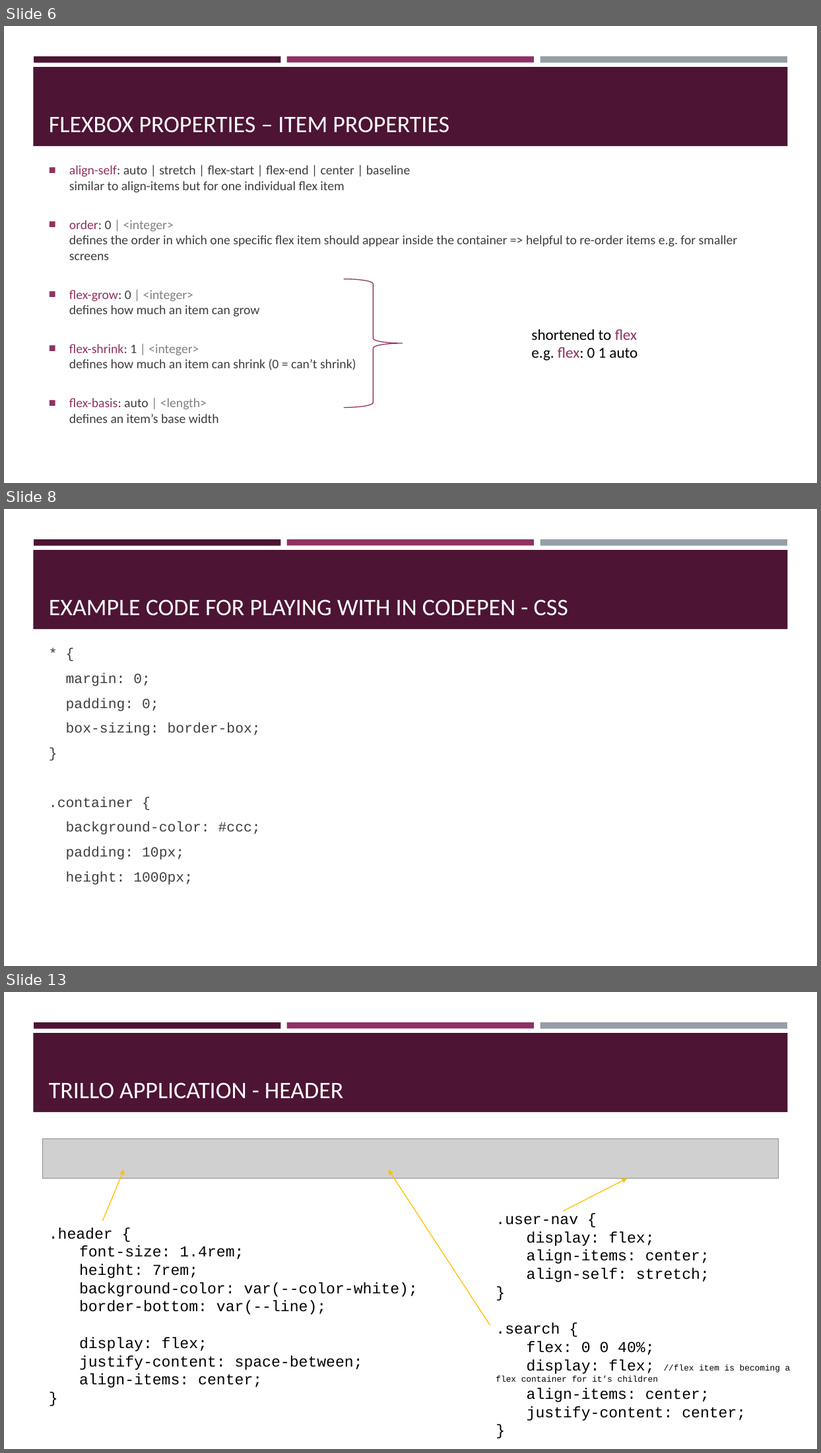
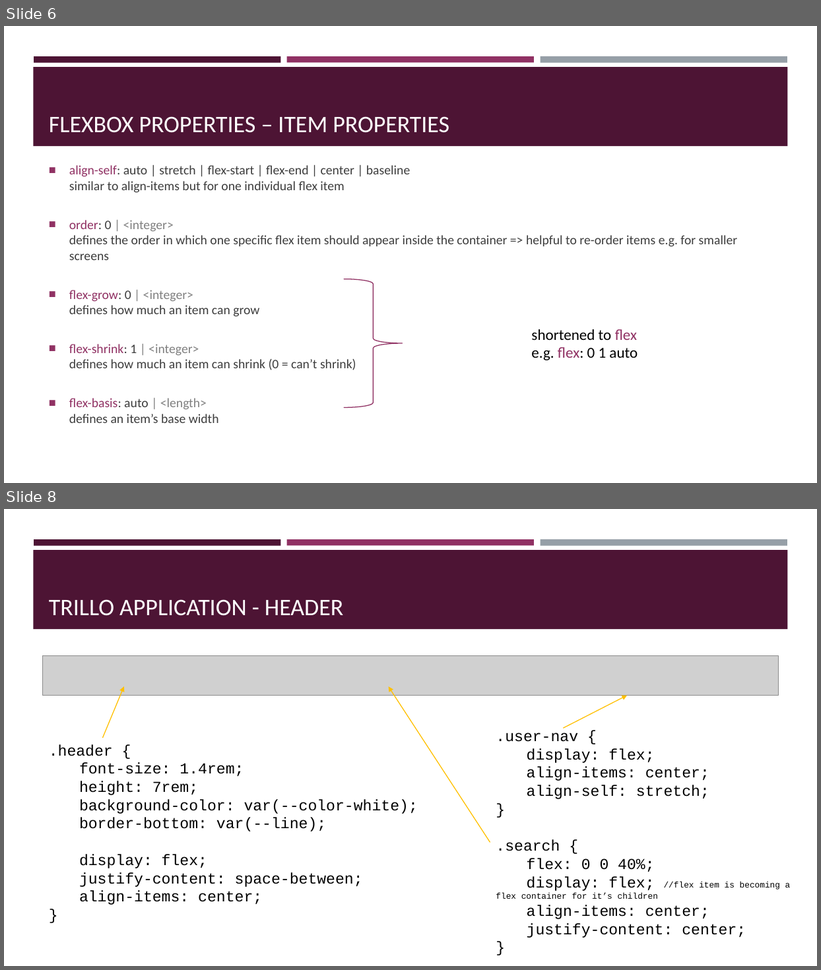
Before and after one commit to ruthlaird/advanced-css-course, a slide deck: Trillo/presentation/Trillo project - what I learnt.pptx. Shown one above the other, each under a label of ours: slides 6, 8 and 13 before the commit, slides 6 and 8 after it; the slides between them are not shown. The pictures are 821x1453 and 821x970 pixels, drawn with LibreOffice and Linux fonts; fonts in the diff are those of the drawing; grey boxes stand for pictures. Boxes give left, top, right and bottom in pixels: in the first picture for what was removed or moved away, otherwise in the second. Text is boxed around its words. In the diff, an @@ line names an element or a change of style, - is before the commit and + after.

```diff
--- a/Trillo/presentation/Trillo project - what I learnt.pptx
+++ b/Trillo/presentation/Trillo project - what I learnt.pptx
@@ slide 8 removed at (x1=4, y1=509, x2=817, y2=966), background #FFFFFF; not listed: 4 template elements that a slide beside it also shows @@
@@ title removed at (x1=49, y1=599, x2=568, y2=616) @@
-EXAMPLE CODE FOR PLAYING WITH IN CODEPEN - CSS
@@ text removed at (x1=49, y1=673, x2=261, y2=885) @@
-* {
-margin: 0;
-padding: 0;
-box-sizing: border-box;
-}
-.container {
-background-color: #ccc;
-padding: 10px;
-height: 1000px;
@@ what was slide 13 is now slide 8 @@
```
Also in this commit, not shown: 1 slide changed, 4 other slides removed, 14 other files.
